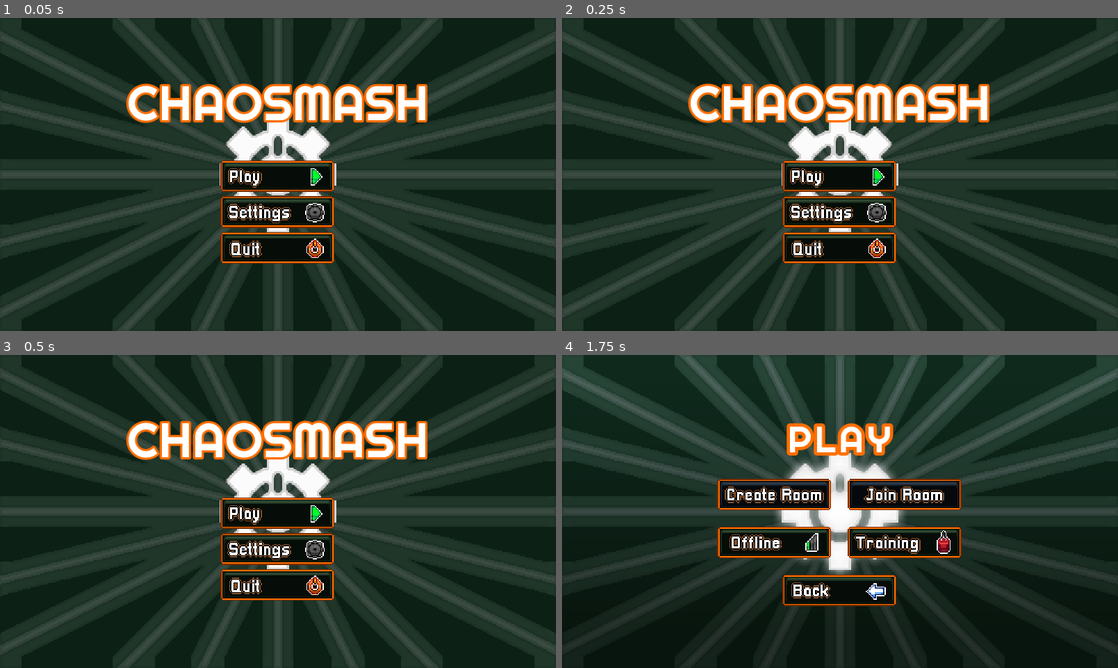
Above: before the commit, frames 1-4 (two rows, left to right).
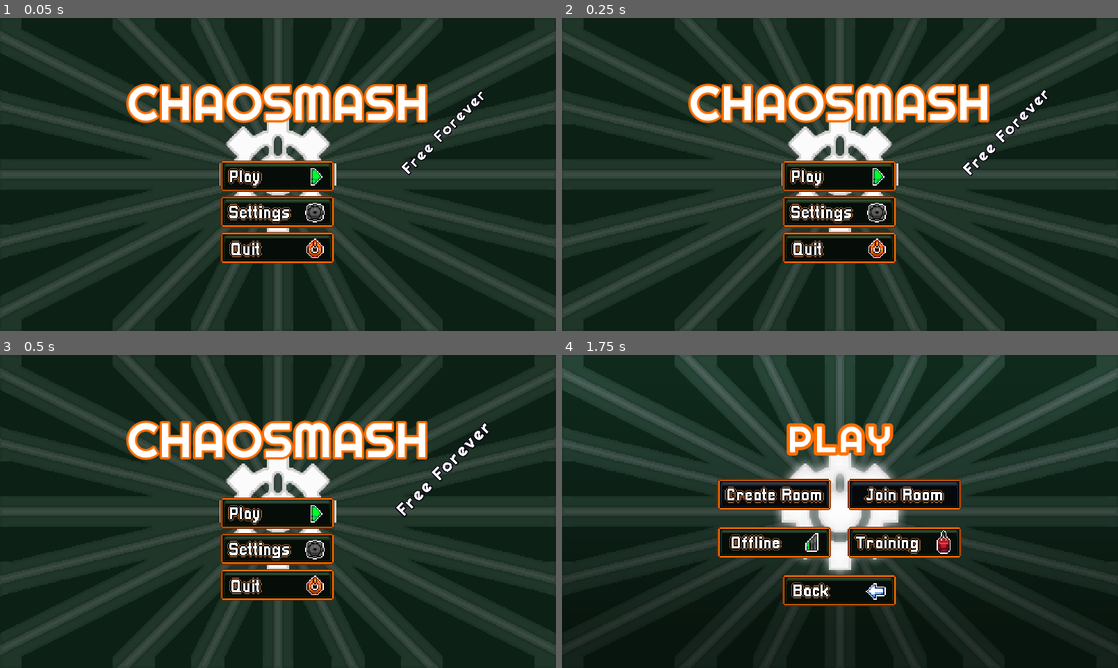
Above: after the commit, the same moments.

Repository: GE-Community/ChaoSmash
Game: Godot game, scene res://Menu/MainMenu.tscn
The game is run twice, just before and just after one commit, with the same random seed, the same clock (stepped at 60 frames per second) and the same inputs. The engine's default icon, where the game draws it, is replaced by a stand-in: a white triangle on a blue panel in a dark square.
Inputs (mouse positions are in pixels of both pictures, inside the frame that each line leads up to):
- Up to frame 1 (0.05 s): no input
- Up to frame 2 (0.25 s): no input
- Up to frame 3 (0.5 s): no input
- Up to frame 4 (1.75 s): click (840, 514) at 0.5 s; hold D (player_right) from 1.28 s (still down); tap Space (player_jump) at 1.52 s

The runs differ from the first frame. In frame 1, 0.4% of the frame differs, in the area x 72-88%, y 23-51%; in frame 2, 0.4%; in frame 3, 0.5%, in the area x 71-88%, y 21-52%; in frame 4, nothing differs.

Commit message:
Added TagNames To The Main Menu

Diff:
--- a/Menu/MainMenu.gd
+++ b/Menu/MainMenu.gd
@@ -3,15 +3,32 @@
 # Variables
 var backgrounds : Array = ["res://Assets/Art/UI/Background/menu2.png",
 "res://Assets/Art/UI/Background/menu.png"]
+var tween_vals = [Vector2(0.8, 0.8), Vector2(1, 1)]
+
+#Consts
+const TRANS = Tween.TRANS_QUAD
+const EASE = Tween.EASE_IN_OUT
+const DURATION = 1
 
 # Onready Variables
 onready var background_node : TextureRect = $Background
+onready var tagname_label : Label = $TagName
+onready var tagname_tween : Tween = $TagNameTween
+
 
 func _ready():
 	randomize() #Using Randomize so that rand_range gives random results every time
 	var background : int = round(rand_range(0, backgrounds.size()-1)) # Getting a random index for background
 	var background_texture : Texture = load(backgrounds[background]) # Loading background texture
 	background_node.set_texture(background_texture) # Setting background
+	var tagname_file = File.new()
+	tagname_file.open("res://Menu/Tagname.json", File.READ)
+	var tempdata = parse_json(tagname_file.get_as_text())
+	var tagname_text = tempdata["tagnames"]
+	tagname_text.shuffle()
+	tagname_label.set_text(tagname_text[0])
+	tagname_tween.interpolate_property(tagname_label, "rect_scale", tween_vals[0], tween_vals[1], DURATION, TRANS, EASE)
+	tagname_tween.start()
 
 func _on_PlayBtn_pressed():
 	SceneManager.goto("PlayMenu") # Changing scene to PlayMenu
@@ -21,3 +38,10 @@
 
 func _on_QuitBtn_pressed():
 	get_tree().quit() # Quit the game
+
+func _on_TagNameTween_tween_completed(object, key):
+	var temp = tween_vals[0]
+	tween_vals[0] = tween_vals[1]
+	tween_vals[1] = temp
+	tagname_tween.interpolate_property(tagname_label, "rect_scale", tween_vals[0], tween_vals[1], DURATION, TRANS, EASE)
+	tagname_tween.start()
--- a/Menu/MainMenu.tscn
+++ b/Menu/MainMenu.tscn
@@ -9,11 +9,18 @@
 [ext_resource path="res://Assets/Art/UI/Buttons/QuitBtn.png" type="Texture" id=7]
 [ext_resource path="res://Assets/Art/UI/Buttons/PlayBtnPressed.png" type="Texture" id=8]
 
-[sub_resource type="DynamicFont" id=1]
+[sub_resource type="DynamicFont" id=2]
 size = 45
 outline_size = 2
 outline_color = Color( 1, 0.435294, 0, 1 )
 use_filter = true
+font_data = ExtResource( 3 )
+
+[sub_resource type="DynamicFont" id=3]
+size = 18
+outline_size = 1
+outline_color = Color( 0.0477473, 0.00224304, 0.0820312, 1 )
+extra_spacing_char = 2
 font_data = ExtResource( 3 )
 
 [node name="MainMenu" type="Control"]
@@ -84,13 +91,31 @@
 margin_bottom = 86.0
 grow_horizontal = 2
 rect_pivot_offset = Vector2( 139, 0 )
-custom_fonts/font = SubResource( 1 )
+custom_fonts/font = SubResource( 2 )
 text = "CHAOSMASH"
 align = 1
 valign = 1
 __meta__ = {
 "_edit_use_anchors_": false
 }
+
+[node name="TagName" type="Label" parent="."]
+margin_left = 152.908
+margin_top = 92.4997
+margin_right = 664.908
+margin_bottom = 116.5
+rect_rotation = -45.0
+rect_pivot_offset = Vector2( 256, 12 )
+custom_fonts/font = SubResource( 3 )
+text = "TEST"
+align = 1
+valign = 1
+__meta__ = {
+"_edit_use_anchors_": false
+}
+
+[node name="TagNameTween" type="Tween" parent="."]
 [connection signal="pressed" from="Buttons/CenterContainer/VBoxContainer/PlayBtn" to="." method="_on_PlayBtn_pressed"]
 [connection signal="pressed" from="Buttons/CenterContainer/VBoxContainer/SettingsBtn" to="." method="_on_SettingsBtn_pressed"]
 [connection signal="pressed" from="Buttons/CenterContainer/VBoxContainer/QuitBtn" to="." method="_on_QuitBtn_pressed"]
+[connection signal="tween_completed" from="TagNameTween" to="." method="_on_TagNameTween_tween_completed"]
--- /dev/null
+++ b/Menu/Tagname.json
@@ -0,0 +1,6 @@
+{
+	"tagnames": ["Made In Godot",
+				 "Contribute On Github",
+				 "Free Forever"
+				 ]
+}
Not shown: 1 places in Menu/MainMenu.tscn that only renumber resources
Not shown, added: export_presets.cfg
